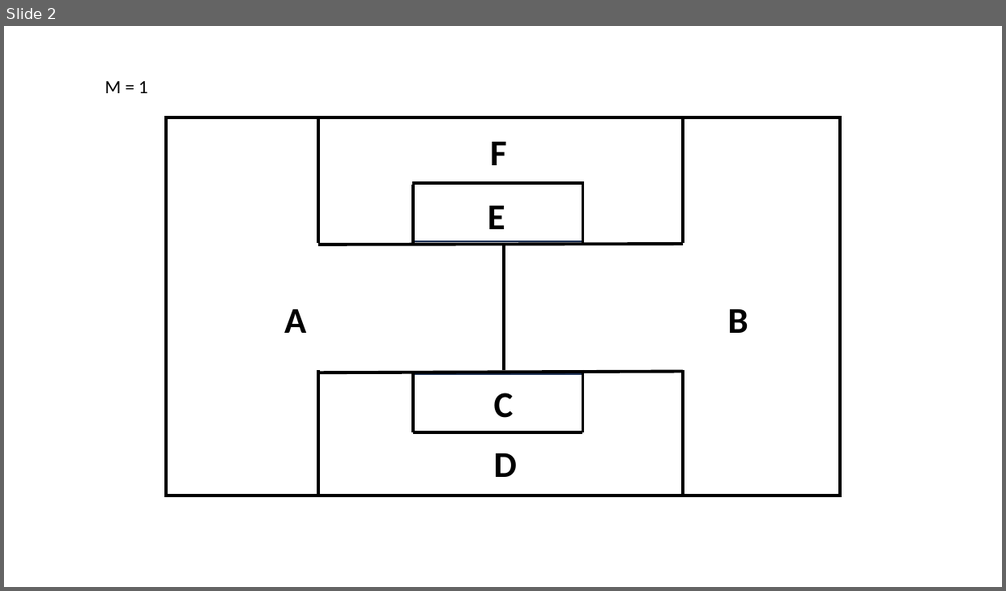
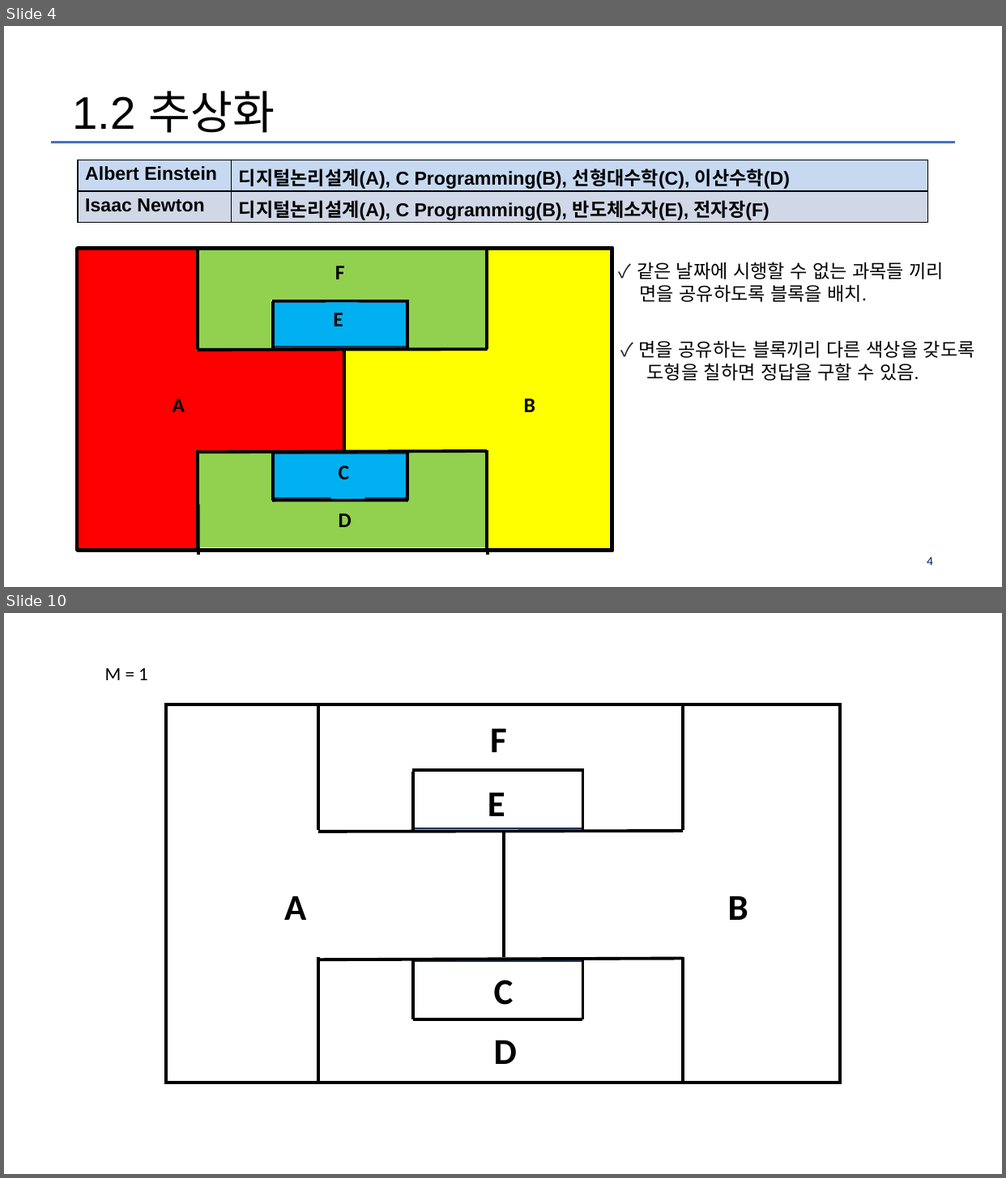
Before and after one commit to Much3m/Exam_Scheduler, a slide deck: project.pptx. Shown one above the other, each under a label of ours: slide 2 before the commit, slides 4 and 10 after it; the slides between them are not shown. The pictures are 1006x591 and 1006x1178 pixels, drawn with LibreOffice and Linux fonts; fonts in the diff are those of the drawing; background and template pictures are left out. Boxes give left, top, right and bottom in pixels: in the first picture for what was removed or moved away, otherwise in the second. Text is boxed around its words. In the diff, an @@ line names an element or a change of style, - is before the commit and + after.

```diff
--- a/project.pptx
+++ b/project.pptx
@@ slide 4 added at [4, 26, 1002, 587], background #FFFFFF @@
@@ text added at [72, 91, 275, 133], 44 pt, text #000000 @@
+1.2 추상화
@@ freeform shape added at [51, 142, 955, 142], outline #4471C4 2.5 pt @@
@@ table added at [78, 160, 928, 224], 2 rows, 2 columns @@
+Albert Einstein | 디지털논리설계(A), C Programming(B), 선형대수학(C), 이산수학(D)
+Isaac Newton | 디지털논리설계(A), C Programming(B), 반도체소자(E), 전자장(F)
@@ text added at [637, 262, 944, 302], 18 pt, text #000000 @@
+✓ 같은 날짜에 시행할 수 없는 과목들 끼리
+면을 공유하도록 블록을 배치.
@@ text added at [639, 341, 975, 381], 18 pt, text #000000 @@
+✓ 면을 공유하는 블록끼리 다른 색상을 갖도록
+도형을 칠하면 정답을 구할 수 있음.
@@ group added at [77, 248, 612, 551]: 16 rectangles, 13 lines, 3 texts @@
+A
+B
+E
+F
+C
+D
@@ group added at [78, 248, 612, 555]: 12 lines, 4 texts, 3 rectangles @@
+A
+E
+C
+D
@@ page number added at [927, 557, 933, 565], 12 pt, text #001F5F @@
+4
@@ what was slide 2 is now slide 10 @@
```
Also in this commit, not shown: 1 slide changed, 7 other slides added, 1 other file.
